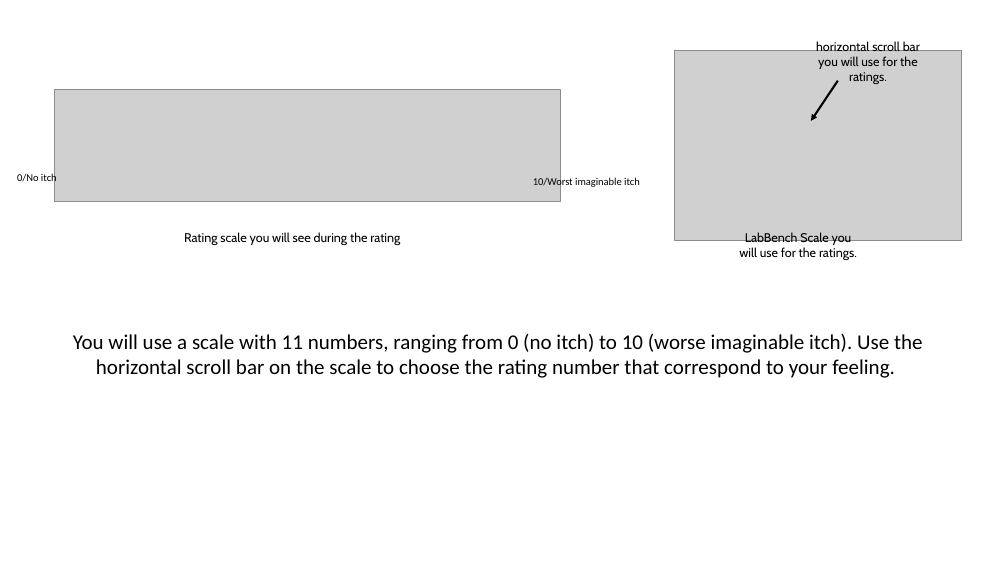
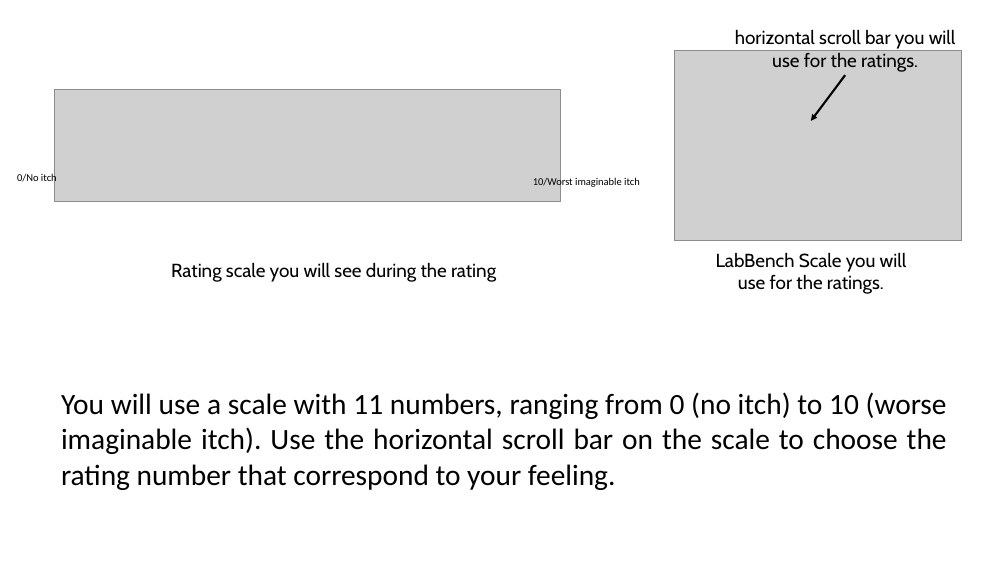
Before and after one commit to LabBench-Society/Protocols, a slide deck: slide 1 of docs/alloknesisDemo/Images.pptx. Drawn at 1008x567 pixels with LibreOffice and Linux fonts; fonts in the diff are those of the drawing; grey boxes stand for pictures. Boxes give left, top, right and bottom in pixels: in the first picture for what was removed or moved away, otherwise in the second. Text is boxed around its words. In the diff, an @@ line names an element or a change of style, - is before the commit and + after.

```diff
--- a/docs/alloknesisDemo/Images.pptx
+++ b/docs/alloknesisDemo/Images.pptx
@@ text "horizontal scroll bar you will ...": place and size @@
-text "horizontal scroll bar you will ..." at bbox=[816, 40, 920, 84]
+text "horizontal scroll bar you will ..." at bbox=[735, 29, 956, 72]
@@ arrow moved from (838, 81) - (811, 121) to (845, 75) - (811, 121) @@
@@ size 12 to 18 pt in 3 elements at bbox=[735, 29, 956, 72], bbox=[716, 252, 907, 294], bbox=[171, 262, 496, 282] @@
@@ text "Rating scale you will see ...": place and size @@
-text "Rating scale you will see ..." at bbox=[184, 232, 400, 245]
+text "Rating scale you will see ..." at bbox=[171, 262, 496, 282]
@@ text "LabBench Scale you will use ...": place and size @@
-text "LabBench Scale you will use ..." at bbox=[739, 232, 857, 260]
+text "LabBench Scale you will use ..." at bbox=[716, 252, 907, 294]
@@ text "You will use a scale ...": place and size @@
-text "You will use a scale ..." at bbox=[73, 334, 923, 378]
+text "You will use a scale ..." at bbox=[61, 392, 947, 490]
@@ text "You will use a scale ..." at bbox=[61, 392, 947, 490]: size 20 to 28 pt; alignment centre to justified @@
```
Also in this commit, not shown: 1 other slide changed, 11 other files.
